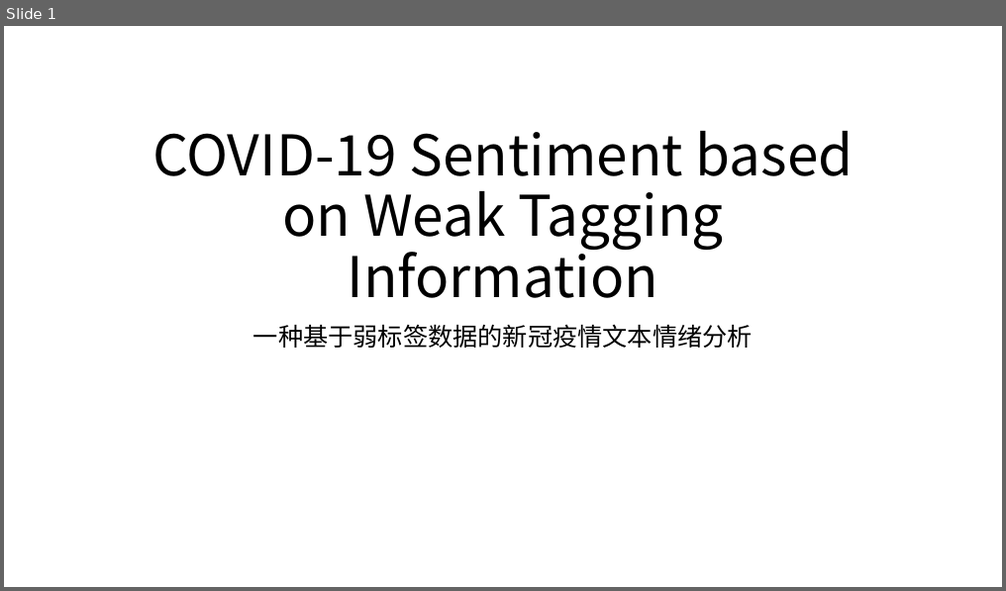
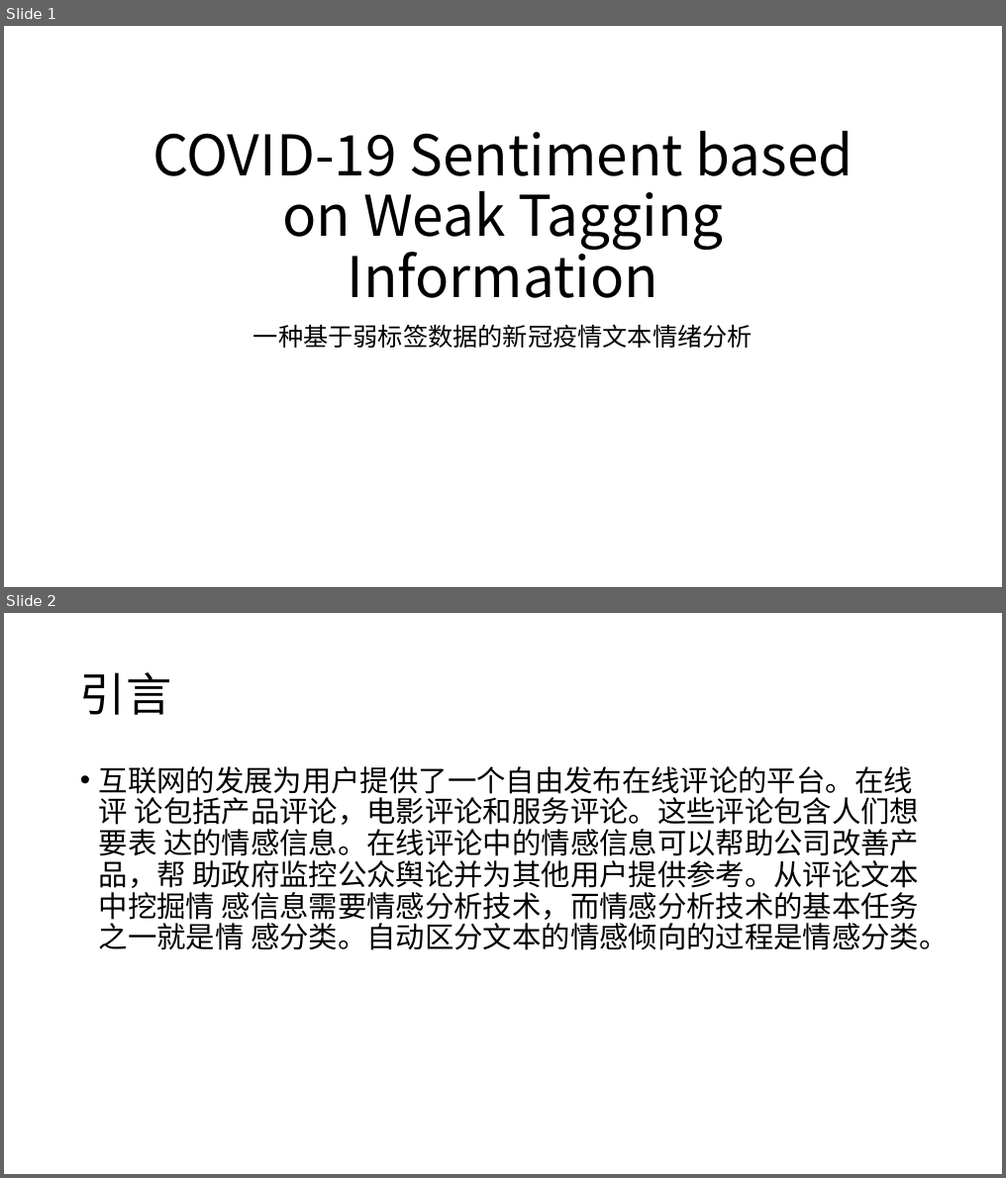
Before and after one commit to XinLin-cs/Dev_Note, a slide deck: COVID-19 Sentiment based on Weak Tagging Information/开题报告.pptx. Shown one above the other, each under a label of ours: slide 1 before the commit, slides 1 and 2 after it. The pictures are 1006x591 and 1006x1178 pixels, drawn with LibreOffice and Linux fonts; fonts in the diff are those of the drawing. Boxes give left, top, right and bottom in pixels: in the first picture for what was removed or moved away, otherwise in the second. Text is boxed around its words. In the diff, an @@ line names an element or a change of style, - is before the commit and + after.

```diff
--- a/COVID-19 Sentiment based on Weak Tagging Information/开题报告.pptx
+++ b/COVID-19 Sentiment based on Weak Tagging Information/开题报告.pptx
@@ slide 2 added at <box>4,613,1002,1174</box>, background #FFFFFF @@
@@ title added at <box>80,672,171,715</box>, 44 pt, text #000000 @@
+引言
@@ text added at <box>99,766,948,951</box>, 28 pt, text #000000 @@
+• 互联网的发展为用户提供了一个自由发布在线评论的平台。在线评 论包括产品评论，电影评论和服务评论。这些评论包含人们想要表 达的情感信息。在线评论中的情感信息可以帮助公司改善产品，帮 助政府监控公众舆论并为其他用户提供参考。从评论文本中挖掘情 感信息需要情感分析技术，而情感分析技术的基本任务之一就是情 感分类。自动区分文本的情感倾向的过程是情感分类。
```
Also in this commit, not shown: 13 other slides added.
